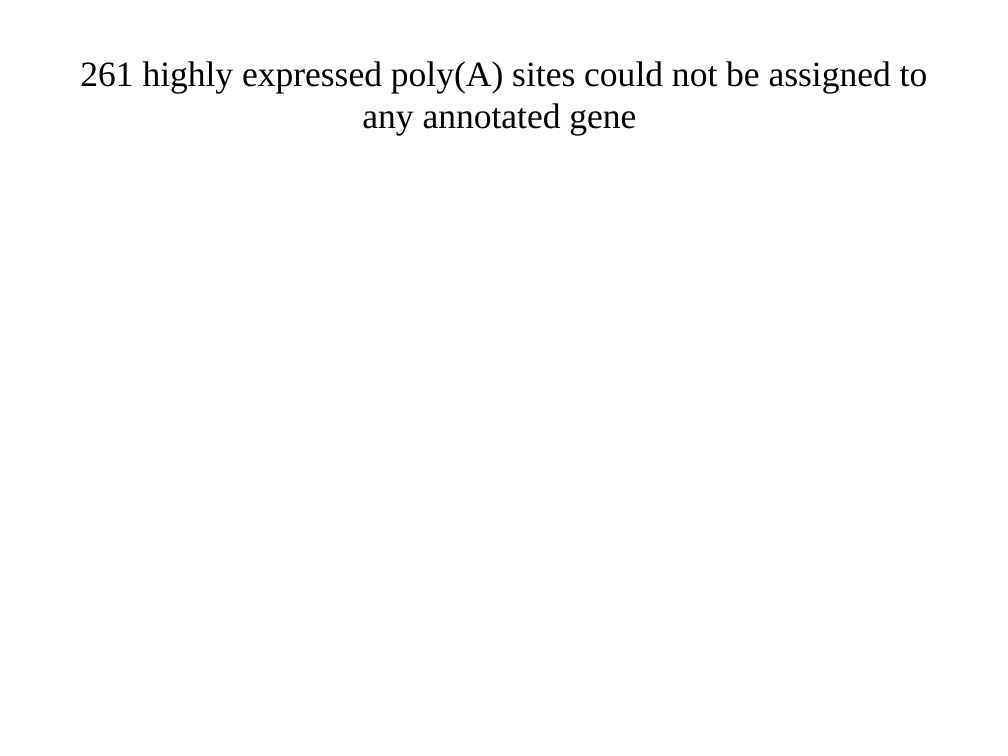
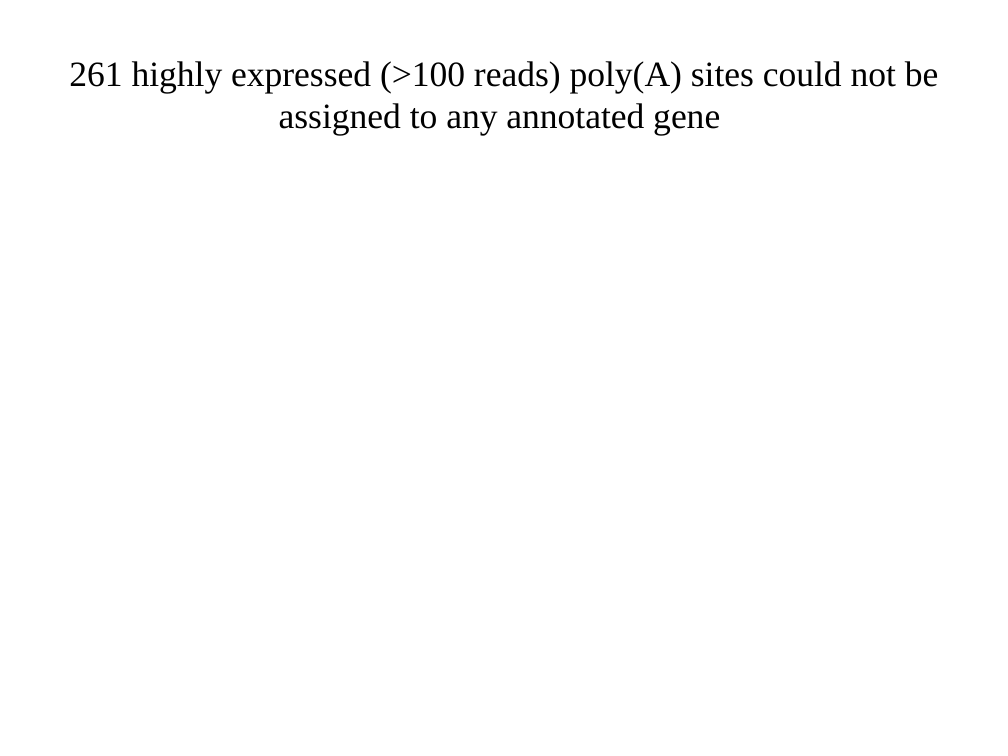
Before and after one commit to wilkinsonlab/m-oryzae-polya, a slide deck: slide 12 of doc/oryzae_presentation.odp. Drawn at 1008x756 pixels with LibreOffice and Linux fonts; fonts in the diff are those of the drawing. Boxes give left, top, right and bottom in pixels: in the first picture for what was removed or moved away, otherwise in the second. Text is boxed around its words. In the diff, an @@ line names an element or a change of style, - is before the commit and + after.

```diff
--- a/doc/oryzae_presentation.odp
+++ b/doc/oryzae_presentation.odp
@@ title at bbox=[69, 61, 939, 135]: text changed @@
-261 highly expressed poly(A) sites could not be assigned to any annotated gene
+261 highly expressed (>100 reads) poly(A) sites could not be assigned to any annotated gene
```
Also in this commit, not shown: 13 other slides changed, 2 slides added, 4 other files.
